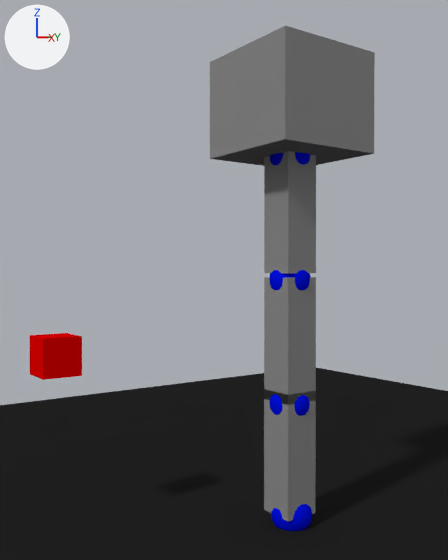
One commit to the Blender file blender/manipulator.blend: the scene before it, then after it.
Before and after are seen from a 50 mm lens placed at (3.82, -3.39, 2.07), pointed at (-0.46, -0.33, 2.0). The lights are fixed; the arrows at upper left show +X, +Y and +Z.

In view in the first picture: 'Arm_0', 'Arm_1', 'Arm_2', 'Arm_3', 'Node_0', 'Plane', 'TargetPoint'.
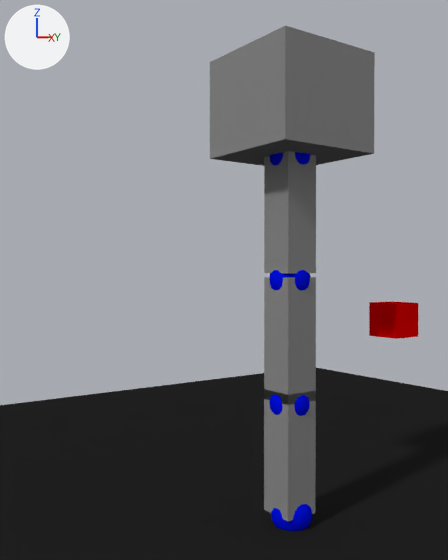
What differs and where, as boxes (x1, y1, x2, y2) in the pictures (448 x 560 px):
'TargetPoint', moved: before (30, 333, 82, 380); after (369, 302, 418, 339)

The change, as a diff of the scene's bpy script:
```diff
--- a/blender/manipulator.blend.py
+++ b/blender/manipulator.blend.py
@@ ob_targetpoint @@
 ob_targetpoint = bpy.data.objects.new('TargetPoint', me_cube_007)
-ob_targetpoint.location = (-1.0, -1.6, 1.4)
+ob_targetpoint.location = (0.012, 1.28, 1.622)
```
